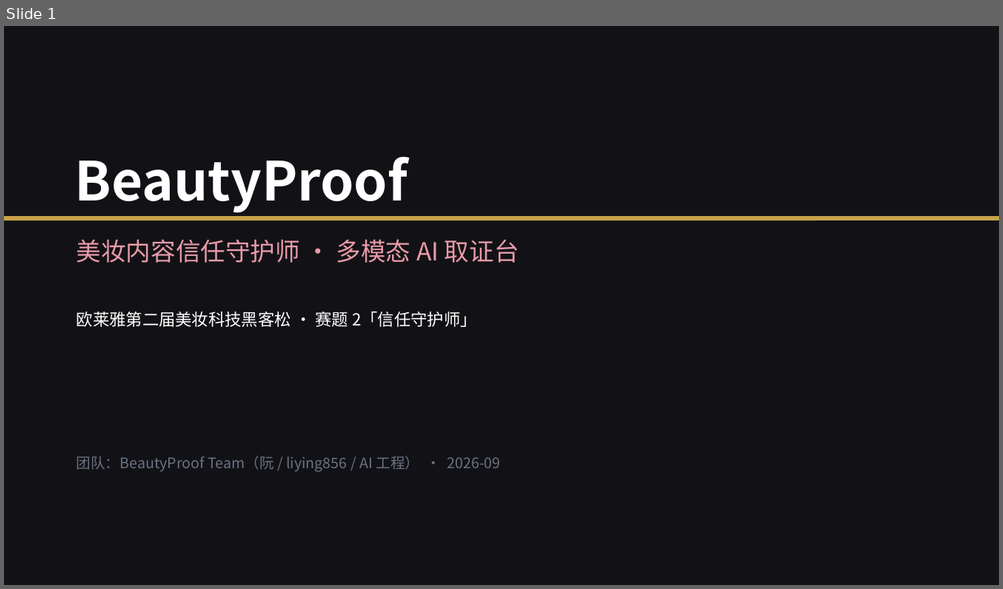
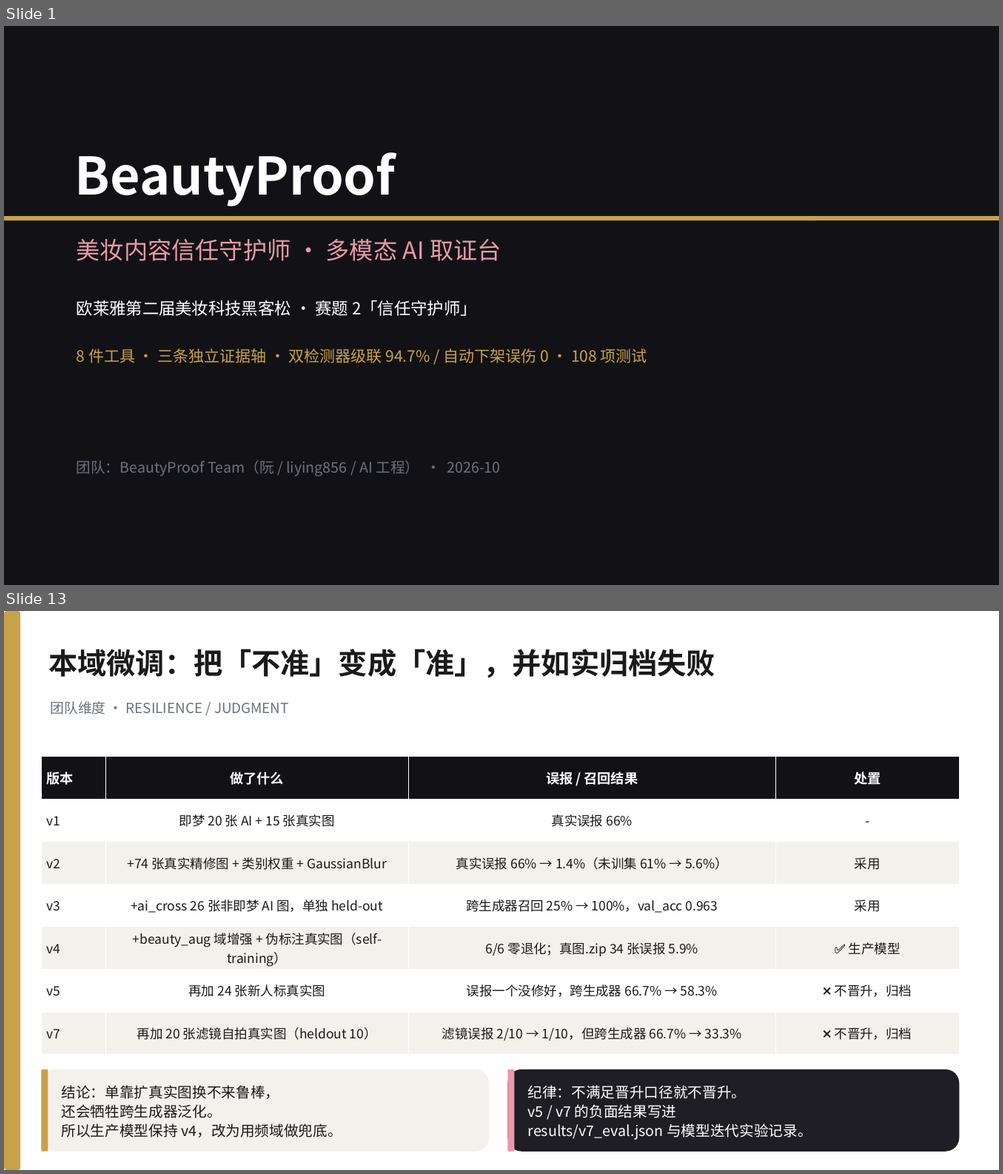
Before and after one commit to 566614/loreal-hackathon-beautyproof, a slide deck: docs/BeautyProof_答辩PPT.pptx. Shown one above the other, each under a label of ours: slide 1 before the commit, slides 1 and 13 after it; the slides between them are not shown. The pictures are 1003x589 and 1003x1174 pixels, drawn with LibreOffice and Linux fonts; fonts in the diff are those of the drawing. Boxes give left, top, right and bottom in pixels: in the first picture for what was removed or moved away, otherwise in the second. Text is boxed around its words. In the diff, an @@ line names an element or a change of style, - is before the commit and + after.

Commit message:
冲一档收尾：20页PPT重做 + 10屏录屏页 + 5商业数字查证 + 测试包格式齐整
演示材料（初赛三交付物之两）：
- demo/video_walkthrough.html 重做为 10 屏，主线从「八工具平铺」改为
  「三轴互补 → 双检测器级联 → 工具消融实证」，屏内动画完成即自动步进
- docs/演示视频脚本_v2.md：2分20秒旁白稿，附 5+5 评审埋点对照与录制贴士
- tools/make_defense_pptx.py 重写：15 页 → 20 页，补频域/级联/消融/评论/溯源/
  法条引擎/v5v7负面结果归档/诚实边界；5+5 自评改真实值 ≈41/50（原 43-47 虚高）
- tools/make_submit_dataset.py：纯视觉样本也必带 文案.txt（显式声明无配文，
  不伪造配文），测试包 7/7 格式齐整（原先 4 个样本缺文案文件）

商业数字自行查证（原 5 个数字空白，等阮给）：
- results/commercial_numbers.json + docs/商业数字调研_2026-10-02.md
- N1 全渠道交易额 11042.45 亿/年（确证·官方）；N2 营销盘子 ≈5521 亿/年
  （费率 50% 为五家上市公司 2025 年报实测）；N3 违规损失 0.4-6 亿/年（估算）
- N4 单案 20万-100万、严重 100万-200万（广告法55条原文 + 杭州讯犹 17.55 万实测）
- N5 TAM 6-9 亿 / SAM 5-15 亿 / SOM 0.3-1.5 亿（双路径交叉 + 敏感性）
- 每项带 source_url、置信度分级（确证-官方/确证-第三方/估算）与 QA 话术

验证：pytest 114 passed（新增 tests/test_submit_dataset.py 6 项，钉死提交包格式回归）
PPT 20 页重建、0 处溢出；测试包 7/7 格式校验通过。

```diff
--- a/docs/BeautyProof_答辩PPT.pptx
+++ b/docs/BeautyProof_答辩PPT.pptx
@@ slide 13 added at box(4, 611, 999, 1170), background #FFFFFF @@
@@ rounded rectangle added at box(4, 611, 20, 1170), fill #C8A24B @@
@@ text added at box(48, 649, 714, 678), 28 pt, text #1A1A1A, bold @@
+本域微调：把「不准」变成「准」，并如实归档失败
@@ text added at box(50, 701, 289, 715), 13.5 pt, text #6B7280 @@
+团队维度 · RESILIENCE / JUDGMENT
@@ table added at box(41, 757, 959, 1055), 7 rows, 4 columns @@
+版本 | 做了什么 | 误报 / 召回结果 | 处置
+v1 | 即梦 20 张 AI + 15 张真实图 | 真实误报 66% | -
+v2 | +74 张真实精修图 + 类别权重 + GaussianBlur | 真实误报 66% → 1.4%（未训集 61% → 5.6%） | 采用
+v3 | +ai_cross 26 张非即梦 AI 图，单独 held-out | 跨生成器召回 25% → 100%，val_acc 0.963 | 采用
+v4 | +beauty_aug 域增强 + 伪标注真实图（self-training） | 6/6 零退化；真图.zip 34 张误报 5.9% | ✅ 生产模型
+v5 | 再加 24 张新人标真实图 | 误报一个没修好，跨生成器 66.7% → 58.3% | ❌ 不晋升，归档
+v7 | 再加 20 张滤镜自拍真实图（heldout 10） | 滤镜误报 2/10 → 1/10，但跨生成器 66.7% → 33.3% | ❌ 不晋升，归档
@@ rounded rectangle added at box(41, 1070, 489, 1152), fill #F4F1EC @@
@@ rounded rectangle added at box(41, 1070, 48, 1152), fill #C8A24B @@
@@ rounded rectangle added at box(508, 1070, 959, 1152), fill #1E1E24 @@
@@ rounded rectangle added at box(508, 1070, 515, 1152), fill #E89AA8 @@
@@ text added at box(62, 1085, 342, 1138), 14 pt, text #1A1A1A @@
+结论：单靠扩真实图换不来鲁棒，
+还会牺牲跨生成器泛化。
+所以生产模型保持 v4，改为用频域做兜底。
@@ text added at box(528, 1085, 811, 1140), 14 pt, text #FFFFFF @@
+纪律：不满足晋升口径就不晋升。
+v5 / v7 的负面结果写进
+results/v7_eval.json 与模型迭代实验记录。
@@ slide 1 changed as well @@
@@ text "BeautyProof" at box(75, 153, 395, 207): size 52 to 50 pt @@
@@ text "美妆内容信任守护师 · 多模态 AI 取证台" at box(77, 239, 501, 261): size 24 to 23 pt @@
@@ text "欧莱雅第二届美妆科技黑客松 · 赛题 2「信任守护师」": place and size @@
-text "欧莱雅第二届美妆科技黑客松 · 赛题 2「信任守护师」" at box(77, 312, 477, 327)
+text "欧莱雅第二届美妆科技黑客松 · 赛题 2「信任守护师」" at box(77, 301, 477, 316)
@@ text added at box(77, 349, 647, 363), 15 pt, text #C8A24B @@
+8 件工具 · 三条独立证据轴 · 双检测器级联 94.7% / 自动下架误伤 0 · 108 项测试
@@ text at box(77, 460, 501, 477): text changed @@
-团队：BeautyProof Team（阮 / liying856 / AI 工程） · 2026-09
+团队：BeautyProof Team（阮 / liying856 / AI 工程） · 2026-10
```
Also in this commit, not shown: 6 other slides changed, 12 other slides added, 8 slides removed, 9 other files.
